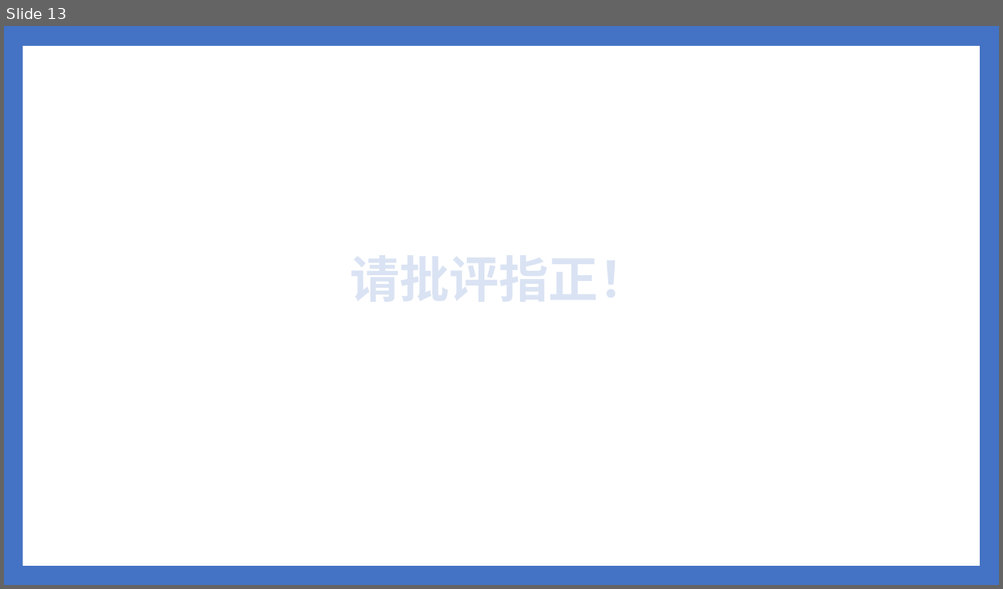
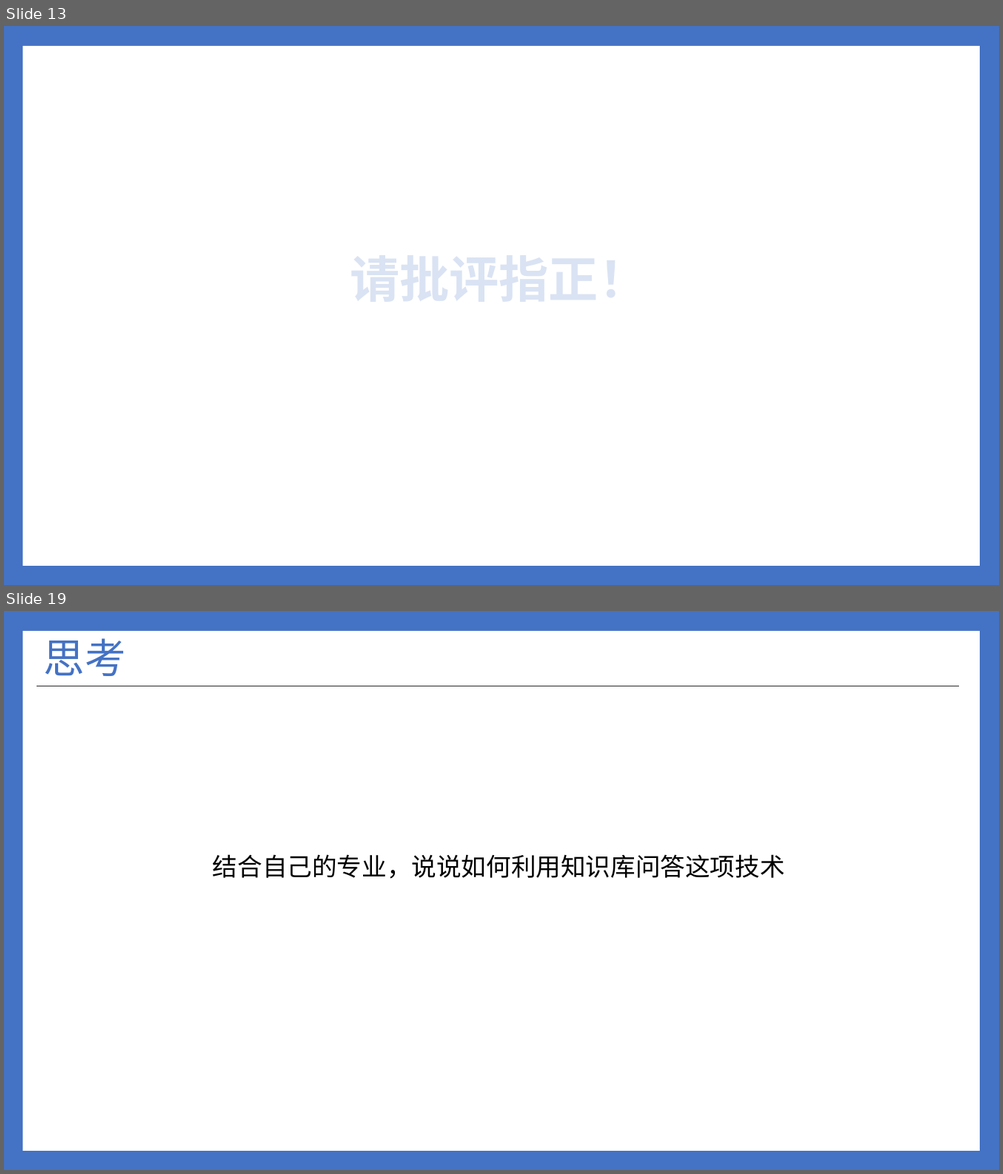
Before and after one commit to ylsdamxssjxxdd/eva, a slide deck: utils/软件介绍.pptx. Shown one above the other, each under a label of ours: slide 13 before the commit, slides 13 and 19 after it; the slides between them are not shown. The pictures are 1003x589 and 1003x1174 pixels, drawn with LibreOffice and Linux fonts; fonts in the diff are those of the drawing. Boxes give left, top, right and bottom in pixels: in the first picture for what was removed or moved away, otherwise in the second. Text is boxed around its words. In the diff, an @@ line names an element or a change of style, - is before the commit and + after.

```diff
--- a/utils/软件介绍.pptx
+++ b/utils/软件介绍.pptx
@@ slide 19 added at (4, 611, 999, 1170), background #4472C4; not listed: 1 template element that a slide beside it also shows @@
@@ title added at (44, 638, 126, 676), 39.6 pt, text #4472C4 @@
+思考
@@ line added from (36, 686) to (959, 686), #262626 1 pt @@
@@ text added at (213, 854, 785, 879), 24 pt, text #000000 @@
+结合自己的专业，说说如何利用知识库问答这项技术
```
Also in this commit, not shown: 1 slide changed, 5 other slides added, 1 slide removed, 9 other files.
